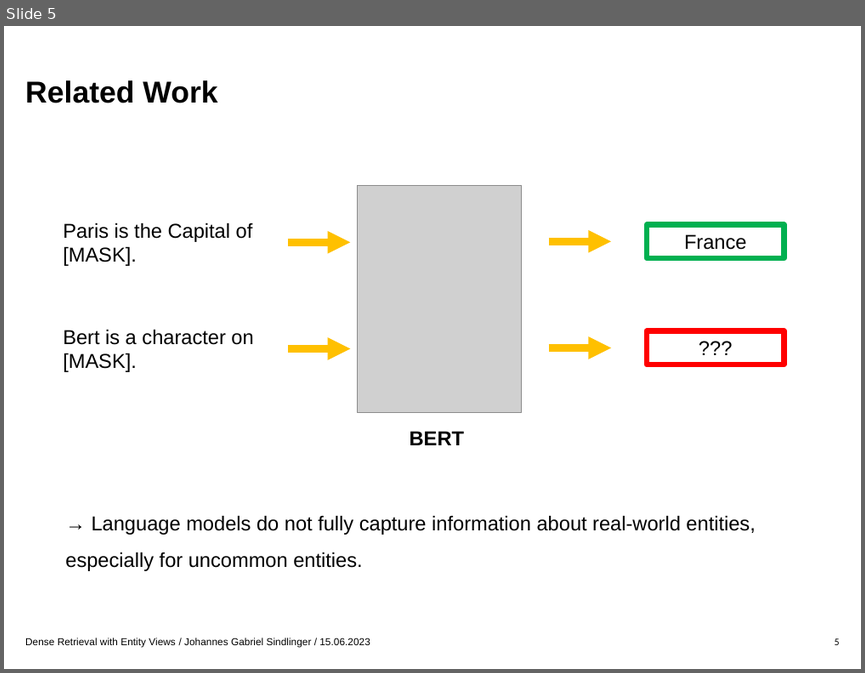
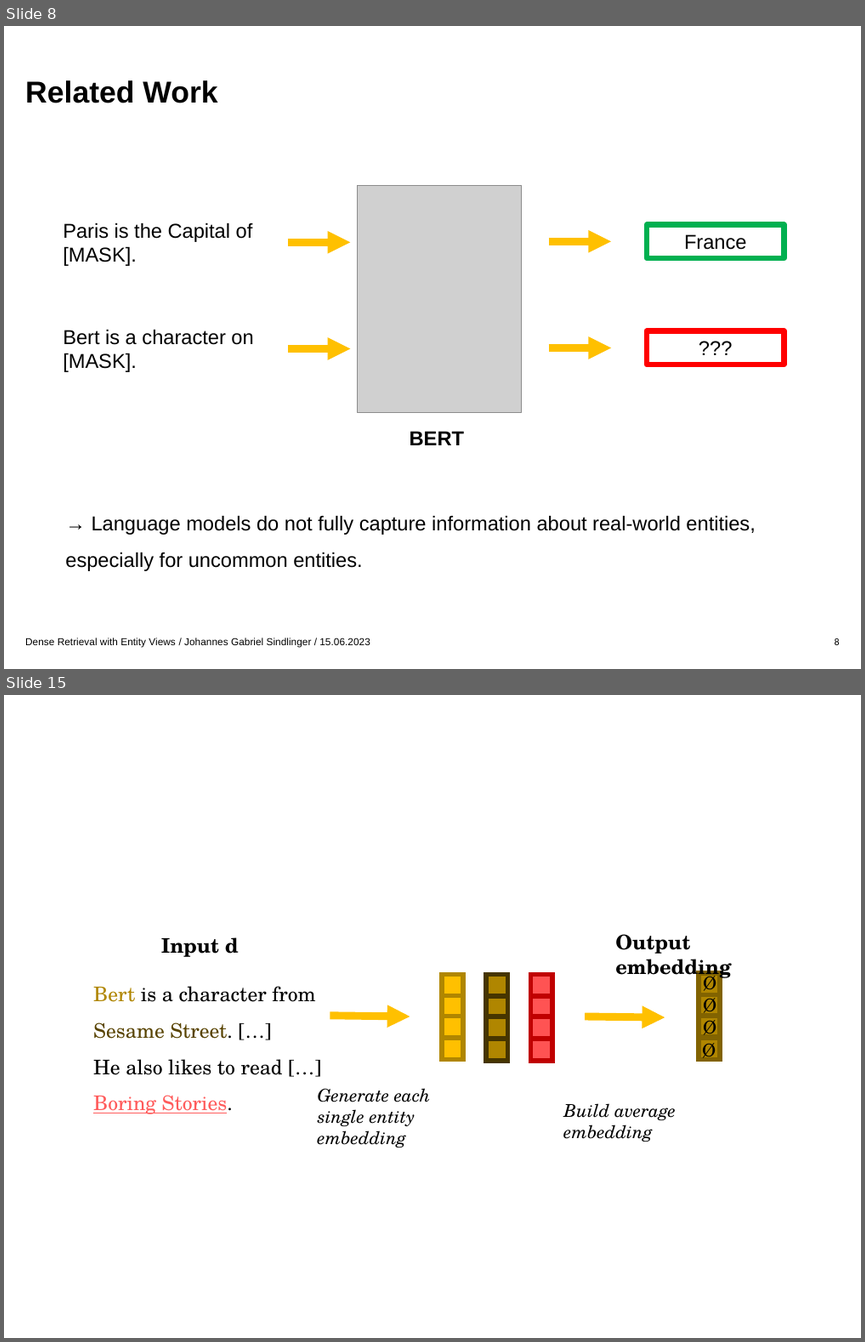
Before and after one commit to gsindlinger/Dense_Retrieval_With_Entities_Seminar, a slide deck: Präsentation.pptx. Shown one above the other, each under a label of ours: slide 5 before the commit, slides 8 and 15 after it; the slides between them are not shown. The pictures are 865x673 and 865x1342 pixels, drawn with LibreOffice and Linux fonts; fonts in the diff are those of the drawing; grey boxes stand for pictures; background and template pictures are left out. Boxes give left, top, right and bottom in pixels: in the first picture for what was removed or moved away, otherwise in the second. Text is boxed around its words. In the diff, an @@ line names an element or a change of style, - is before the commit and + after.

```diff
--- a/Präsentation.pptx
+++ b/Präsentation.pptx
@@ slide 15 added at (4, 695, 861, 1338), background #FFFFFF @@
@@ text added at (161, 937, 239, 957), 16 pt, text #000000, bold @@
+Input d
@@ text added at (615, 934, 731, 981), 16 pt, text #000000, bold @@
+Output embedding
@@ group added at (442, 975, 463, 1059): 4 rectangles @@
@@ group added at (486, 975, 508, 1061): 4 rectangles @@
@@ group added at (531, 975, 552, 1061): 4 rectangles @@
@@ text added at (93, 986, 315, 1114), 16 pt, text #000000 @@
+Bert is a character from Sesame Street. […]
+He also likes to read […] Boring Stories.
@@ arrow added from (330, 1015) to (410, 1016), #FFC000 6 pt @@
@@ arrow added from (585, 1016) to (665, 1017), #FFC000 6 pt @@
@@ group added at (698, 972, 721, 1060): 4 rectangles, 4 texts @@
+Ø
+Ø
+Ø
+Ø
@@ text added at (318, 1088, 431, 1148), 14 pt, text #000000, italic @@
+Generate each single entity embedding
@@ text added at (563, 1103, 676, 1142), 14 pt, text #000000, italic @@
+Build average embedding
@@ what was slide 5 is now slide 8 @@
@@ page number at (834, 638, 840, 645): text changed @@
-5
+8
```
Also in this commit, not shown: 6 slides changed, 20 other slides added, 22 other files.
